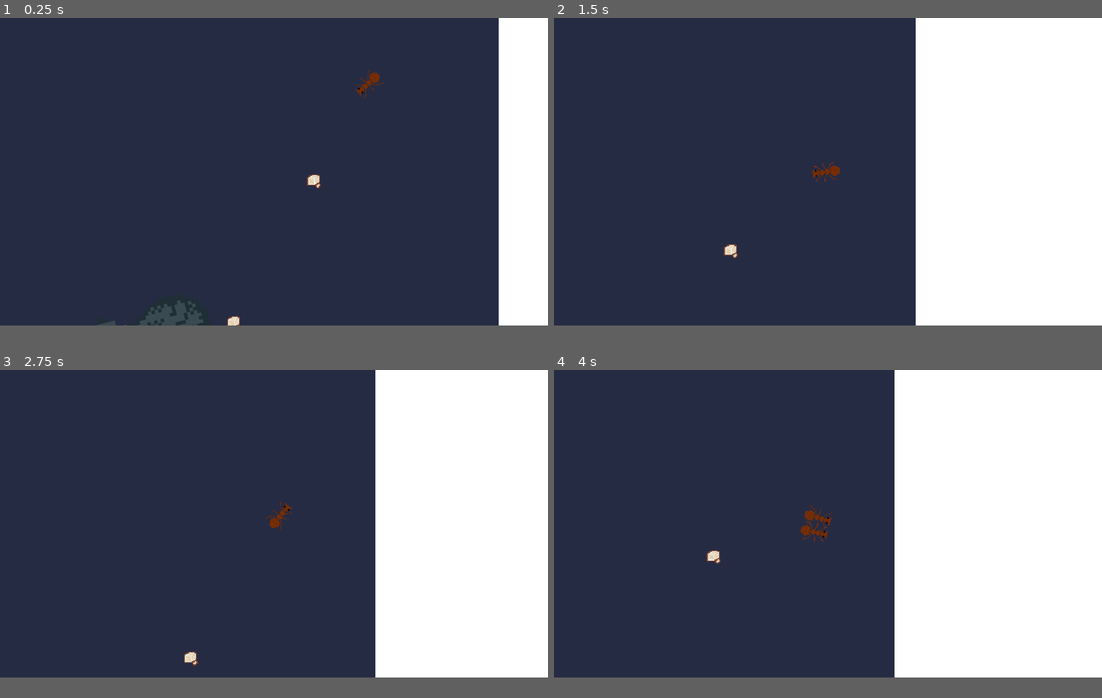
Above: before the commit, frames 1-4 (two rows, left to right).
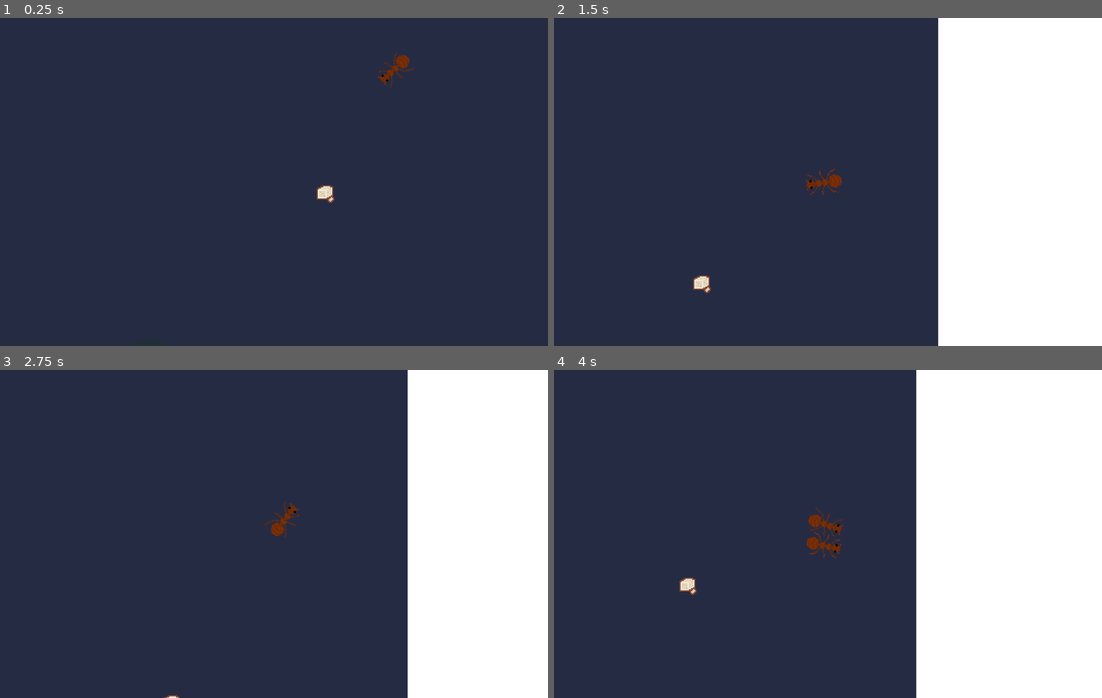
Above: after the commit, the same moments.

Repository: emilijaMarija/ants
Game: Godot game, scene res://game_scene.tscn
Two runs of this game, one before a commit and one after it. Both use one fixed random seed, a clock stepped at 60 frames per second and the inputs below.
Inputs (mouse positions are in pixels of both pictures, inside the frame that each line leads up to):
- Up to frame 1 (0.25 s): no input
- Up to frame 2 (1.5 s): move the mouse to (948, 155) at 0.52 s; move the mouse to (718, 188) at 1.27 s
- Up to frame 3 (2.75 s): move the mouse to (328, 455) at 2.02 s
- Up to frame 4 (4 s): move the mouse to (800, 586) at 2.77 s; move the mouse to (992, 570) at 3.52 s
In our replay, the window is 800x450 before the commit and 800x480 after it. These sizes can differ from the game's own. Grey fills any space a smaller window leaves; there, only what the larger window draws over its background counts as a difference.

The runs differ from the first frame. In frame 1, 9.5% of the frame differs, in the area x 17-100%, y 0-94%; in frame 2, 6.3%; in frame 3, 7.6%; in frame 4, 6.6%.

Commit message:
improve cam zooming

Diff:
--- a/ant/ant.gd
+++ b/ant/ant.gd
@@ -4,6 +4,7 @@
 const rotation_speed: float = 10.0
 
 signal get_sucked
+signal get_unsucked
 
 enum { STATE_FOLLOWING, STATE_SUCKED }
 
@@ -14,10 +15,14 @@
 func _handle_suck() -> void:
 	state = STATE_SUCKED
 
+func _handle_unsuck() -> void:
+	state = STATE_FOLLOWING
+
 # Called when the node enters the scene tree for the first time.
 func _ready() -> void:
 	_animated_sprite.play("default")
 	get_sucked.connect(_handle_suck)
+	get_sucked.connect(_handle_unsuck)
 
 
 # Called every frame. 'delta' is the elapsed time since the previous frame.
--- a/anteater/anteater.gd
+++ b/anteater/anteater.gd
@@ -3,11 +3,13 @@
 @export_group("Ant eater options")
 @export var path: NodePath
 
-@onready var _anim = $AnimatedSprite2D
+@onready var _anim: AnimatedSprite2D = $AnimatedSprite2D
 @onready var _sniff_area: Area2D = $"Sniff area"
 @onready var _mouth: Node2D = $"Mouth"
+@onready var _suck_timer: Timer = $"Suck timer"
+@onready var _suck_cooldown: Timer = $"Suck cooldown"
 
-enum { STATE_CHASING, STATE_PATROLLING }
+enum { STATE_CHASING, STATE_PATROLLING, STATE_SUCKING }
 
 var patrol_points
 var patrol_index = 0
@@ -23,7 +25,7 @@
 
 # Called when the node enters the scene tree for the first time.
 func _ready() -> void:
-	_anim.play()
+	_anim.play("walk")
 	patrol_points = get_node(path).curve.get_baked_points()
 
 
@@ -37,7 +39,7 @@
 			sucked_bodies.remove_at(i)
 			if target == body:
 				target = null
-				state = STATE_PATROLLING
+			events.ant_eaten.emit(body)
 			continue
 		if body is CharacterBody2D:
 			body.velocity = dir * suck_speed * delta
@@ -52,27 +54,34 @@
 		patrol_index = wrapi(patrol_index + 1, 0, patrol_points.size())
 		target = patrol_points[patrol_index]
 	velocity = (target - position).normalized() * move_speed
+	rotation = velocity.angle() + deg_to_rad(90)
 
 func chase(delta: float) -> void:
 	velocity = (target.position - position).normalized() * move_speed
+	rotation = velocity.angle() + deg_to_rad(90)
 
 func _physics_process(delta: float):
 	if state == STATE_PATROLLING:
 		patrol(delta)
+	elif state == STATE_CHASING:
+		chase(delta)
 	else:
-		chase(delta)
+		velocity = Vector2(0, 0)
+		pass
 
-	rotation = velocity.angle() + deg_to_rad(90)
 	move_and_slide()
 
 
 func _on_sniff_area_body_entered(body: Node2D) -> void:
-	if body.is_in_group("ants"):
+	if state == STATE_PATROLLING and body.is_in_group("ants"):
 		target = body
 		state = STATE_CHASING
+		_anim.play("walk")
 
 
 func _on_sniff_area_body_exited(body: Node2D) -> void:
+	if state != STATE_CHASING:
+		return
 	for b in _sniff_area.get_overlapping_bodies():
 		if b.is_in_group("ants"):
 			return
@@ -81,5 +90,23 @@
 
 func _on_suck_area_body_entered(body: Node2D) -> void:
 	if body.is_in_group("ants") and sucked_bodies.find(body) == -1:
+		if state != STATE_SUCKING and _suck_cooldown.time_left <= 0:
+			state = STATE_SUCKING
+			_anim.play("suck")
+			print("suck start")
+			_suck_timer.start()
+		elif state != STATE_SUCKING:
+			return
 		sucked_bodies.append(body)
 		body.emit_signal("get_sucked")
+
+
+func _on_suck_timer_timeout() -> void:
+	_suck_cooldown.start()
+	_anim.play("walk")
+	state = STATE_PATROLLING
+	for body in sucked_bodies:
+		if not body.is_queued_for_deletion():
+			body.emit_signal("get_unsucked")
+	sucked_bodies.clear()
+	print("suck end")
--- a/anteater/anteater.tscn
+++ b/anteater/anteater.tscn
@@ -1,15 +1,52 @@
-[gd_scene load_steps=12 format=3 uid="uid://7d6bwmfcr17c"]
+[gd_scene load_steps=20 format=3 uid="uid://7d6bwmfcr17c"]
 
 [ext_resource type="Script" path="res://anteater/anteater.gd" id="1_5buyl"]
-[ext_resource type="Texture2D" uid="uid://d3i2uv1aotuc5" path="res://assets/anteater_walk/anteater_walking1.png" id="1_o3uy1"]
-[ext_resource type="Texture2D" uid="uid://d1dkfq0ownb" path="res://assets/anteater_walk/anteater_walking2.png" id="2_g6p0p"]
-[ext_resource type="Texture2D" uid="uid://cpyu2ok2g5024" path="res://assets/anteater_walk/anteater_walking3.png" id="3_vvqks"]
-[ext_resource type="Texture2D" uid="uid://bdct3lsoxf18v" path="res://assets/anteater_walk/anteater_walking4.png" id="4_3f852"]
-[ext_resource type="Texture2D" uid="uid://bhfp2k4g5wgg4" path="res://assets/anteater_walk/anteater_walking5.png" id="5_38gwj"]
-[ext_resource type="Texture2D" uid="uid://svqeck6g7n4a" path="res://assets/anteater_walk/anteater_walking6.png" id="6_wtluh"]
+[ext_resource type="Texture2D" uid="uid://ux4vrivp6ygd" path="res://assets/anteater_walk/anteater_walking1.png" id="1_o3uy1"]
+[ext_resource type="Texture2D" uid="uid://ch4ce1qc5exn6" path="res://assets/anteating/anteating1.png" id="2_6n2vm"]
+[ext_resource type="Texture2D" uid="uid://gcbmnkoc6o1f" path="res://assets/anteater_walk/anteater_walking2.png" id="2_g6p0p"]
+[ext_resource type="Texture2D" uid="uid://domhyly4r1ou0" path="res://assets/anteating/anteating2.png" id="3_gd3qr"]
+[ext_resource type="Texture2D" uid="uid://dit5r03hk46ea" path="res://assets/anteater_walk/anteater_walking3.png" id="3_vvqks"]
+[ext_resource type="Texture2D" uid="uid://0gh2giylbaw1" path="res://assets/anteater_walk/anteater_walking4.png" id="4_3f852"]
+[ext_resource type="Texture2D" uid="uid://cdl5335bskg8w" path="res://assets/anteating/anteating3.png" id="4_qgncd"]
+[ext_resource type="Texture2D" uid="uid://dek8ww7wwl8ed" path="res://assets/anteater_walk/anteater_walking5.png" id="5_38gwj"]
+[ext_resource type="Texture2D" uid="uid://bg3ecpj8gn16a" path="res://assets/anteating/anteating4.png" id="5_ipriw"]
+[ext_resource type="Texture2D" uid="uid://ca2chysedquat" path="res://assets/anteating/anteating5.png" id="6_chlmm"]
+[ext_resource type="Texture2D" uid="uid://dk642at4g2g5d" path="res://assets/anteater_walk/anteater_walking6.png" id="6_wtluh"]
+[ext_resource type="Texture2D" uid="uid://dsxoheqhahgii" path="res://assets/anteating/anteating6.png" id="7_i1wff"]
+[ext_resource type="Texture2D" uid="uid://cgbvbviwud88v" path="res://assets/anteating/anteating7.png" id="8_iv4xi"]
+[ext_resource type="Texture2D" uid="uid://d8o8j1atn3g0" path="res://assets/anteating/anteating8.png" id="9_v5yts"]
 
 [sub_resource type="SpriteFrames" id="SpriteFrames_2je6i"]
 animations = [{
+"frames": [{
+"duration": 1.0,
+"texture": ExtResource("2_6n2vm")
+}, {
+"duration": 1.0,
+"texture": ExtResource("3_gd3qr")
+}, {
+"duration": 1.0,
+"texture": ExtResource("4_qgncd")
+}, {
+"duration": 1.0,
+"texture": ExtResource("5_ipriw")
+}, {
+"duration": 1.0,
+"texture": ExtResource("6_chlmm")
+}, {
+"duration": 1.0,
+"texture": ExtResource("7_i1wff")
+}, {
+"duration": 1.0,
+"texture": ExtResource("8_iv4xi")
+}, {
+"duration": 1.0,
+"texture": ExtResource("9_v5yts")
+}],
+"loop": true,
+"name": &"suck",
+"speed": 10.0
+}, {
 "frames": [{
 "duration": 1.0,
 "texture": ExtResource("1_o3uy1")
@@ -30,7 +67,7 @@
 "texture": ExtResource("6_wtluh")
 }],
 "loop": true,
-"name": &"default",
+"name": &"walk",
 "speed": 5.0
 }]
 
@@ -52,7 +89,7 @@
 [node name="AnimatedSprite2D" type="AnimatedSprite2D" parent="."]
 rotation = 1.5708
 sprite_frames = SubResource("SpriteFrames_2je6i")
-frame_progress = 0.380455
+animation = &"suck"
 
 [node name="CollisionShape2D" type="CollisionShape2D" parent="."]
 rotation = -0.000188623
@@ -72,6 +109,14 @@
 [node name="Mouth" type="Node2D" parent="."]
 position = Vector2(0, -176)
 
+[node name="Suck timer" type="Timer" parent="."]
+wait_time = 3.0
+one_shot = true
+
+[node name="Suck cooldown" type="Timer" parent="."]
+one_shot = true
+
 [connection signal="body_entered" from="Sniff area" to="." method="_on_sniff_area_body_entered"]
 [connection signal="body_exited" from="Sniff area" to="." method="_on_sniff_area_body_exited"]
 [connection signal="body_entered" from="Suck area" to="." method="_on_suck_area_body_entered"]
+[connection signal="timeout" from="Suck timer" to="." method="_on_suck_timer_timeout"]
--- /dev/null
+++ b/events.gd
@@ -0,0 +1,3 @@
+extends Node
+
+signal ant_eaten(value: Node2D)
--- a/game_scene.gd
+++ b/game_scene.gd
@@ -12,6 +12,13 @@
 @onready var _sugar_spawn_area = $"Sugar spawn area"
 
 const max_sugars = 20
+
+func correct_zoom() -> void:
+	var ant_count = _ants_parent.get_child_count()
+	var max_ants_zoom = 30.0
+	var x = clamp(ant_count, 0, max_ants_zoom)
+	_cam.zoom = Vector2(1, 1) * (2.0 - (2.0 / max_ants_zoom) * x)
+	print(_cam.zoom)
 
 func generate_sugar_position() -> Vector2:
 	var extents = _sugar_spawn_area.get_node("CollisionShape2D").shape.extents
@@ -30,8 +37,12 @@
 	_sugars_parent.add_child(instance)
 	instance.connect("sugar_picked_up", _on_sugar_picked_up)
 
+func on_ant_eaten(body: Node2D) -> void:
+	correct_zoom()
+
 func _ready() -> void:
 	_sugar_spawn_timer.connect("timeout", spawn_sugar)
+	events.ant_eaten.connect(on_ant_eaten)
 	for i in 10:
 		spawn_sugar()
 	for sugar in get_tree().get_nodes_in_group("sugars"):
@@ -39,7 +50,7 @@
 
 func _on_sugar_picked_up() -> void:
 	var ant_count = _ants_parent.get_child_count()
-	_cam.zoom *=0.98
+	correct_zoom()
 	for i in range(max(1, ant_count * 0.1)):
 		var new_ant = ant_scene.instantiate()
 		new_ant.position = _ants_parent.get_child(i).position
--- a/game_scene.tscn
+++ b/game_scene.tscn
@@ -28,7 +28,7 @@
 path = NodePath("../Path2D")
 
 [node name="Camera2D" type="Camera2D" parent="."]
-zoom = Vector2(3, 3)
+zoom = Vector2(2, 2)
 position_smoothing_enabled = true
 
 [node name="Ants" type="Node" parent="."]
--- a/project.godot
+++ b/project.godot
@@ -15,11 +15,14 @@
 config/features=PackedStringArray("4.3", "GL Compatibility")
 config/icon="res://icon.svg"
 
+[autoload]
+
+events="*res://events.gd"
+
 [display]
 
-window/size/viewport_width=1920
-window/size/viewport_height=1080
-window/size/mode=3
+window/size/viewport_width=1000
+window/size/viewport_height=600
 window/size/initial_position_type=2
 window/stretch/mode="viewport"
 
Not shown, changed: assets/apple.png.import
Not shown, changed: docs/index.apple-touch-icon.png.import
Not shown, changed: docs/index.icon.png.import
